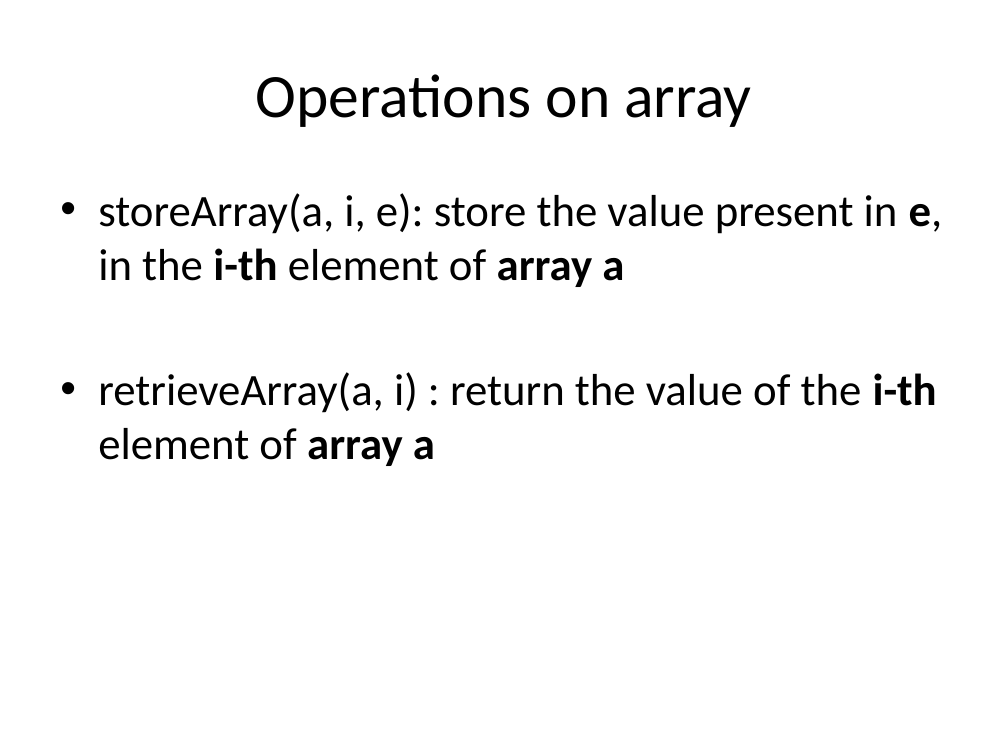
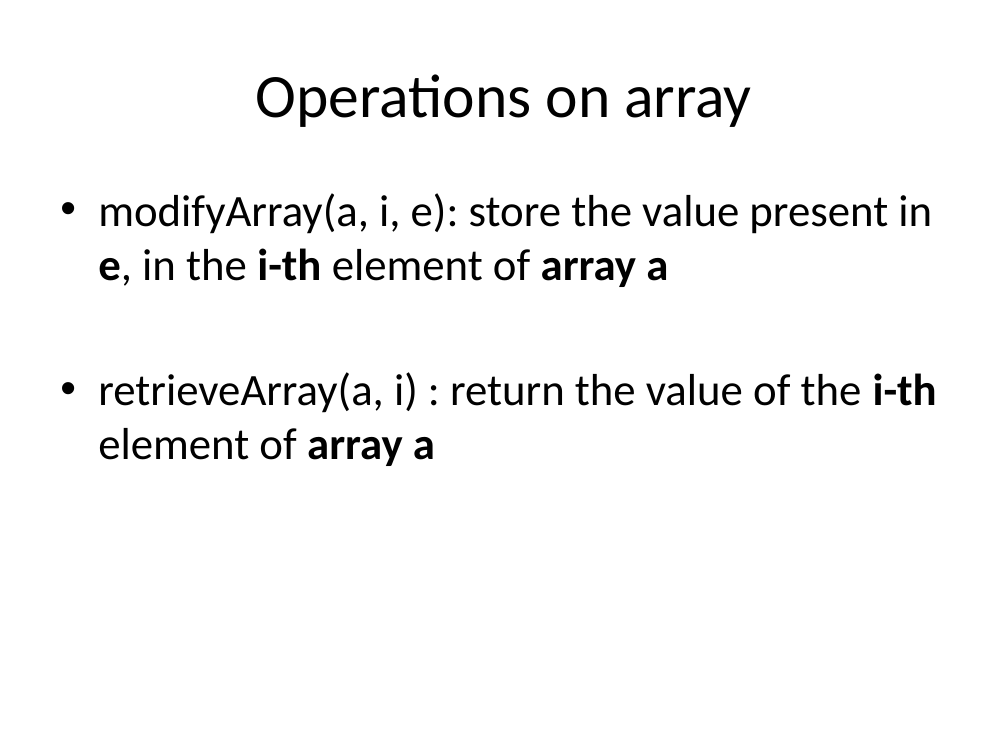
Before and after one commit to SirArthur7/PersistantDataStructure, a slide deck: slide 3 of Kanko/Persistent Array.pptx. Drawn at 1008x756 pixels with LibreOffice and Linux fonts; fonts in the diff are those of the drawing. Boxes give left, top, right and bottom in pixels: in the first picture for what was removed or moved away, otherwise in the second. Text is boxed around its words. In the diff, an @@ line names an element or a change of style, - is before the commit and + after.

```diff
--- a/Kanko/Persistent Array.pptx
+++ b/Kanko/Persistent Array.pptx
@@ text at bbox=[98, 193, 932, 287]: text changed @@
-• storeArray(a, i, e): store the value present in e, in the i-th element of array a
+• modifyArray(a, i, e): store the value present in e, in the i-th element of array a
```
Also in this commit, not shown: 11 other slides changed, 12 slides added, 2 slides removed, 16 other files.
